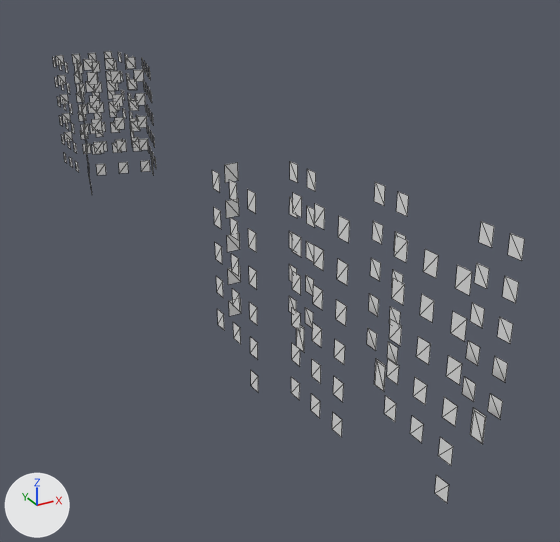
What one commit did to the glTF model gibraltar/data/build/tiles/T_W1_S4/facades.glb.
One viewpoint serves both versions: a 50 mm camera at (465.8, 3.5, 70.4) aimed at (503.9, 72.8, 35.7). The lights are fixed; the arrows at lower left show +X, +Y and +Z. The picture after the commit comes second. Mesh edges are drawn as thin lines. Materials are left out; every surface is plain grey.

Names of what the first picture shows: 'T_W1_S4_facades'.
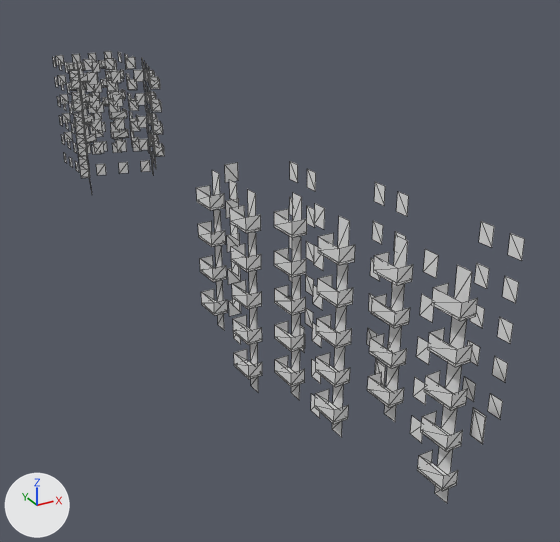
Changed parts and their boxes [x1, y1, x2, y2] in the pictures (560 x 542 px):
part 1 of me_t_w1_s4_facades, built on
    before: [72, 51, 155, 166]
    after: [67, 51, 165, 178]
part 2 of me_t_w1_s4_facades, built on
    before: [212, 170, 472, 466]
    after: [196, 170, 478, 491]

Patch to the scene script:
```diff
--- a/gibraltar/data/build/tiles/T_W1_S4/facades.glb.py
+++ b/gibraltar/data/build/tiles/T_W1_S4/facades.glb.py
@@ me_t_w1_s4_facades @@
 # used by ob_t_w1_s4_facades; location = (0.0, 0.0, 0.0)
-me_t_w1_s4_facades.from_pydata(...)  # 952 vertices, 476 faces; spans x 489.3..505.1, y 33.6..128.8, z 36.2..54.0
+me_t_w1_s4_facades.from_pydata(...)  # 1684 vertices, 1452 faces; spans x 488.1..505.1, y 32.9..130.0, z 36.2..54.0
+# me_t_w1_s4_facades part 1: 66 vertices moved from x 492.6..503.9, y 101.8..128.8, z 40.5..52.5 to x 492.6..503.9, y 101.8..128.8, z 39.7..51.7; 396 vertices added at x 491.3..504.5, y 101.0..130.0, z 39.4..52.6
+# me_t_w1_s4_facades part 2: 56 vertices moved from x 489.3..494.7, y 33.6..57.2, z 39.2..52.1 to x 489.3..494.7, y 33.6..57.2, z 38.3..51.2; 336 vertices added at x 488.1..494.8, y 32.9..57.8, z 38.1..52.2
```
